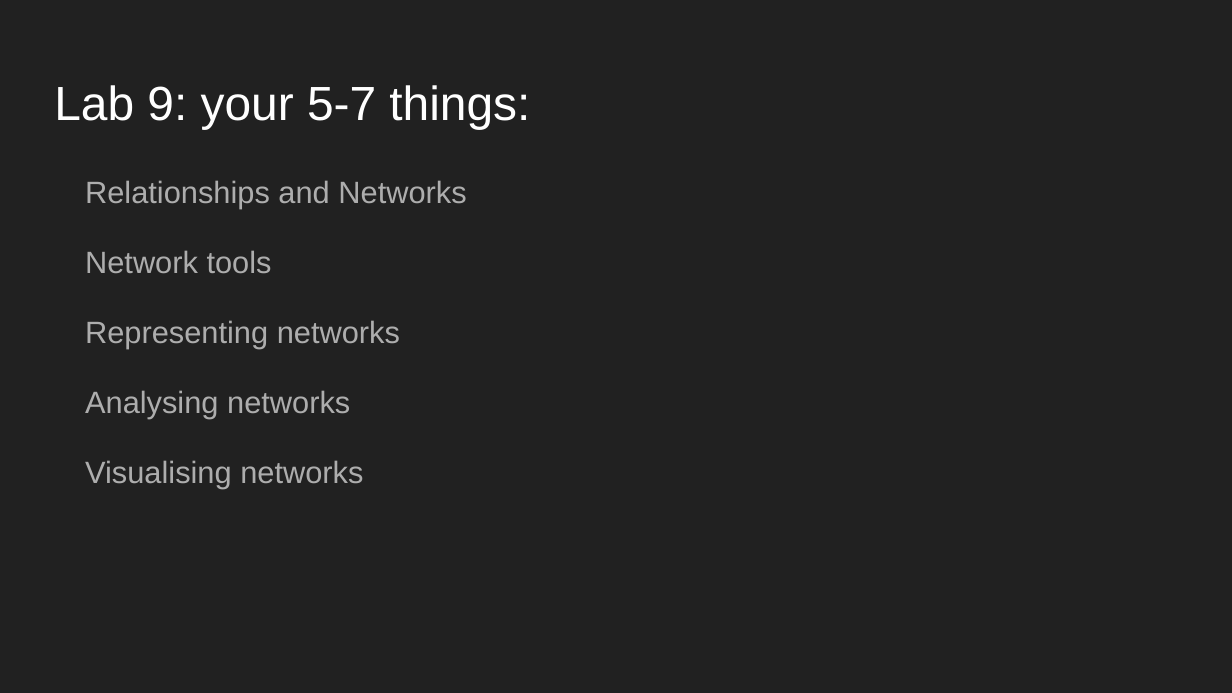
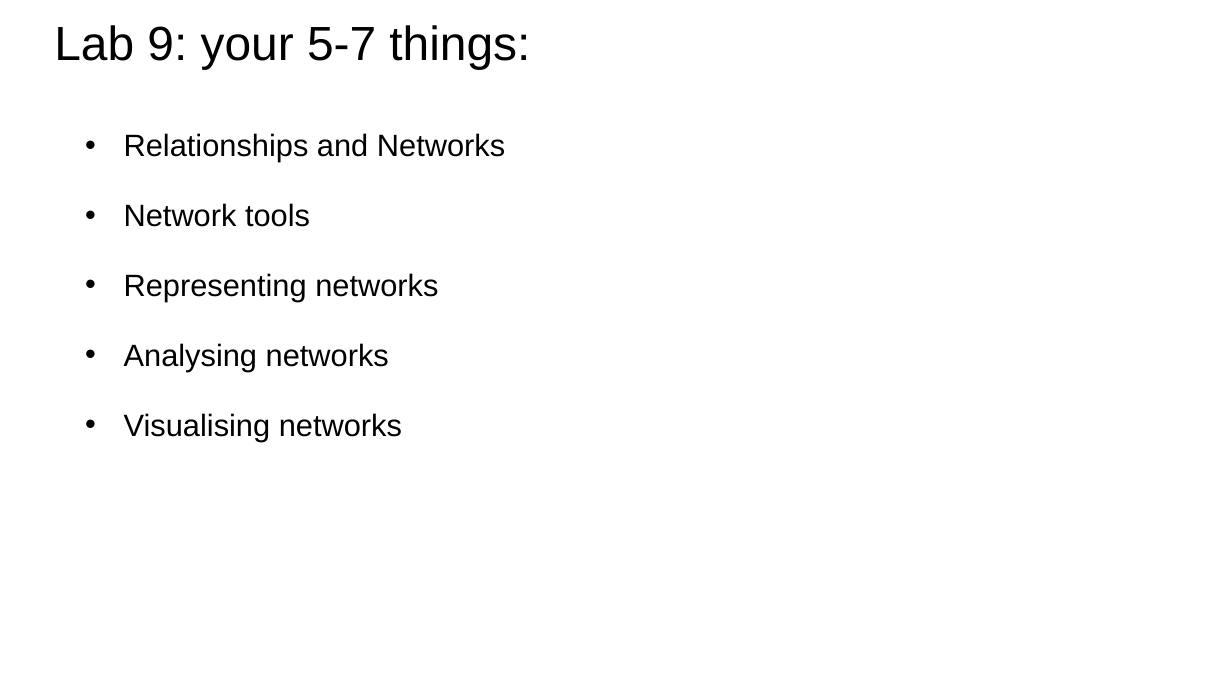
Before and after one commit to bodacea/datascienceforbeginners, a slide deck: slide 2 of Session 09 Learning Relationships.pptx. Drawn at 1232x693 pixels with LibreOffice and Linux fonts; fonts in the diff are those of the drawing. Boxes give left, top, right and bottom in pixels: in the first picture for what was removed or moved away, otherwise in the second. Text is boxed around its words. In the diff, an @@ line names an element or a change of style, - is before the commit and + after.

```diff
--- a/Session 09 Learning Relationships.pptx
+++ b/Session 09 Learning Relationships.pptx
@@ background #212121 to #FFFFFF @@
@@ title "Lab 9: your 5-7 things:": place and size @@
-title "Lab 9: your 5-7 things:" at (54, 85, 530, 129)
+title "Lab 9: your 5-7 things:" at (54, 25, 530, 69)
@@ title "Lab 9: your 5-7 things:" at (54, 25, 530, 69): text colour #FFFFFF to #000000 @@
@@ text "Relationships and Networks": place and size @@
-text "Relationships and Networks" at (85, 180, 466, 488)
+text "Relationships and Networks" at (124, 133, 505, 441)
@@ text "Relationships and Networks" at (124, 133, 505, 441): text colour #ADADAD to #000000; bullet none to • @@
```
Also in this commit, not shown: 39 other slides changed, 5 other files.
